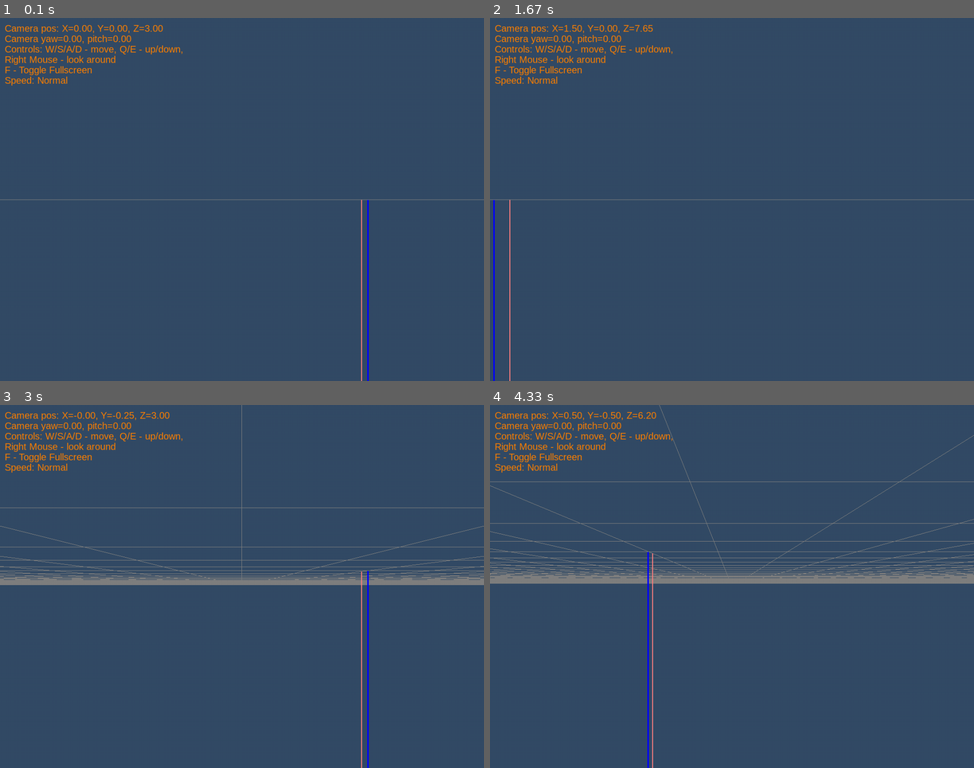
Above: before the commit, frames 1-4 (two rows, left to right).
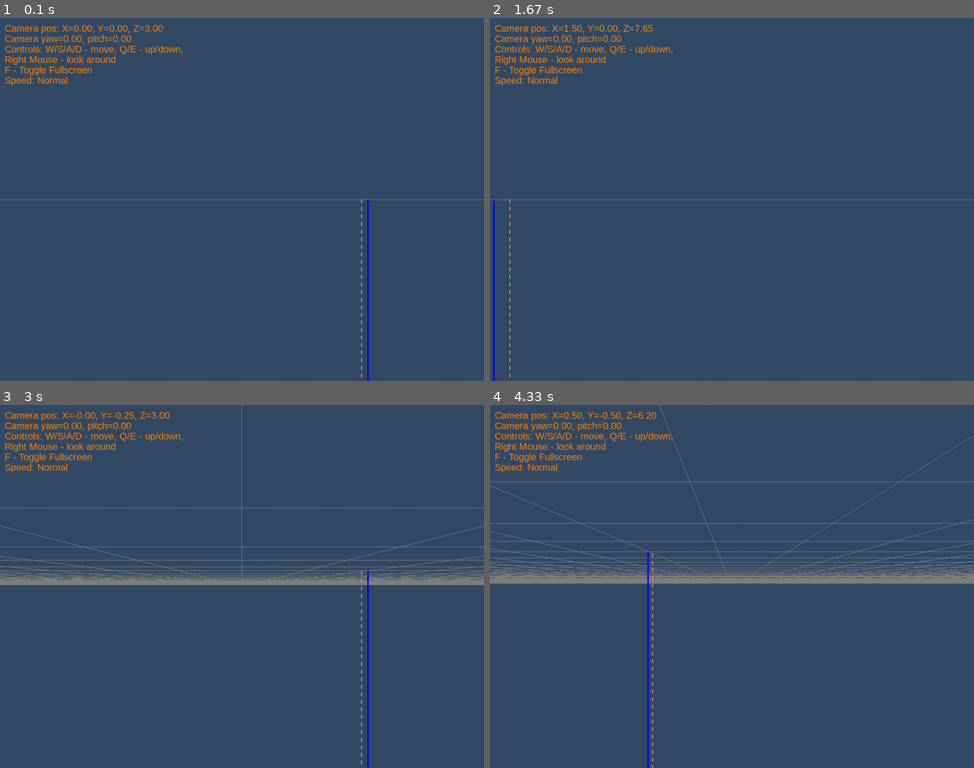
Above: after the commit, the same moments.

Repository: mike7109/Mine3DExplorer
Game: pygame game, started from main.py
Same seed, same stepped clock (60 frames per second), same inputs: the game is played once before the commit and once after it.
Inputs (mouse positions are in pixels of both pictures, inside the frame that each line leads up to):
- Up to frame 1 (0.1 s): no input
- Up to frame 2 (1.67 s): hold D 0.33-0.8 s; move the mouse to (712, 214) at 0.37 s; hold W 0.83-1.13 s; move the mouse to (736, 224) at 0.87 s; hold D 1.17-1.63 s; move the mouse to (780, 279) at 1.2 s
- Up to frame 3 (3 s): hold A 1.67-2.2 s; move the mouse to (91, 669) at 1.7 s; tap E at 1.82 s; hold S 2.23-2.53 s; move the mouse to (300, 619) at 2.27 s; hold A 2.57-2.97 s; move the mouse to (251, 463) at 2.6 s
- Up to frame 4 (4.33 s): hold W 3-3.37 s; move the mouse to (557, 575) at 3.03 s; tap E at 3.15 s; hold D 3.4-4.03 s; move the mouse to (732, 630) at 3.43 s; hold S from 4.07 s (still down); move the mouse to (915, 724) at 4.1 s

The runs differ from the first frame. In frame 1, less than 0.1% of the frame differs, in the area x 74-75%, y 50-100%; in frame 2, less than 0.1%; in frame 3, 0.1%; in frame 4, 0.1%, in the area x 33-34%, y 41-100%.

Commit message:
big screen

Diff:
--- a/config.py
+++ b/config.py
@@ -32,6 +32,7 @@
 axes_list = []       # для mine_axes
 equipment_list = []  # для equipment
 works_list = []      # для works
+labels_to_draw = []
 
 # Добавим переменные для текстур, например:
 floor_texture = None  # Текстура для пола (пример)
--- a/mine_data.csv
+++ /dev/null
@@ -1,4 +0,0 @@
-name,status,xs,ys,zs,xf,yf,zf
-V1  --  Glavnui skipovoi ctvol,1,0.0,0.0,1.0,0.0,-31.0,1.0
-V2  --  Glavnui kletevoi ctvol,1,5.0,0.0,5.0,5.0,-31.0,5.0
-V3 Kvershlag kap. konveernyi,1,0.0,-30.0,1.0,0.0,-30.0,10.0
--- a/renderer_3d.py
+++ b/renderer_3d.py
@@ -24,8 +24,13 @@
     glLineWidth(1.0)
 
 def draw_equipment():
-    """Рисуем оборудование как линии."""
+    """Рисуем оборудование как пунктирные линии."""
     glLineWidth(2.0)
+    glEnable(GL_LINE_STIPPLE)  # Включаем штриховку линий
+
+    # Настраиваем паттерн штриховки: 0x00FF - 8 бит штрих, 8 бит пробел
+    glLineStipple(1, 0x00FF)  # Плотность и паттерн
+
     glBegin(GL_LINES)
     for eq in config.equipment_list:
         if eq['eq_status'] == 1:
@@ -37,7 +42,9 @@
         glVertex3f(eq['xs'], eq['ys'], eq['zs'])
         glVertex3f(eq['xf'], eq['yf'], eq['zf'])
     glEnd()
-    glLineWidth(1.0)
+
+    glDisable(GL_LINE_STIPPLE)  # Выключаем штриховку линий
+    glLineWidth(3.0)
 
 def draw_work_places():
     """Рисуем рабочие места."""
--- a/utils.py
+++ b/utils.py
@@ -2,7 +2,6 @@
 
 from OpenGL.GL import *
 from OpenGL.GLU import *
-
 import config
 
 def set_perspective(width, height):
@@ -10,3 +9,15 @@
     glLoadIdentity()
     gluPerspective(60.0, width / float(height), 0.1, 1000.0)  # Увеличено значение far до 1000.0
     glMatrixMode(GL_MODELVIEW)
+
+def project_3d_to_2d(position):
+    """Преобразует 3D координаты в 2D экранные."""
+    modelview = glGetDoublev(GL_MODELVIEW_MATRIX)
+    projection = glGetDoublev(GL_PROJECTION_MATRIX)
+    viewport = glGetIntegerv(GL_VIEWPORT)
+    winX, winY, winZ = gluProject(position[0], position[1], position[2],
+                                 modelview, projection, viewport)
+    # Инвертируем Y, так как Pygame использует (0,0) в верхнем левом углу
+    screen_x = winX
+    screen_y = viewport[3] - winY
+    return screen_x, screen_y
